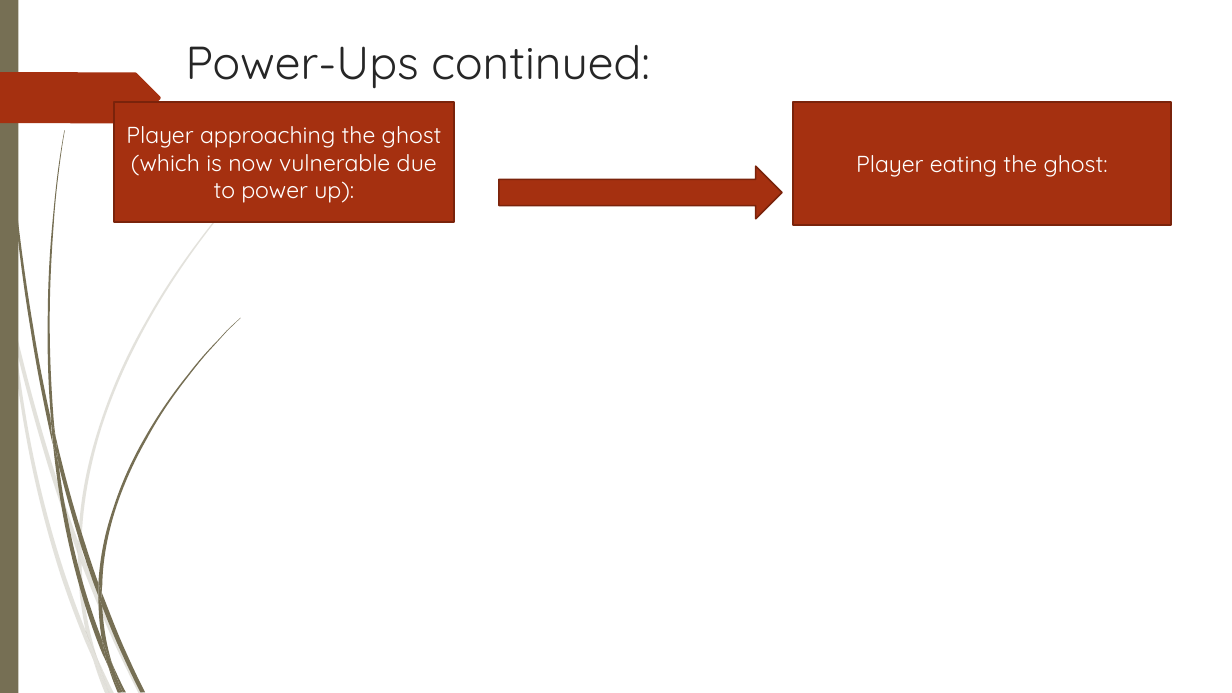
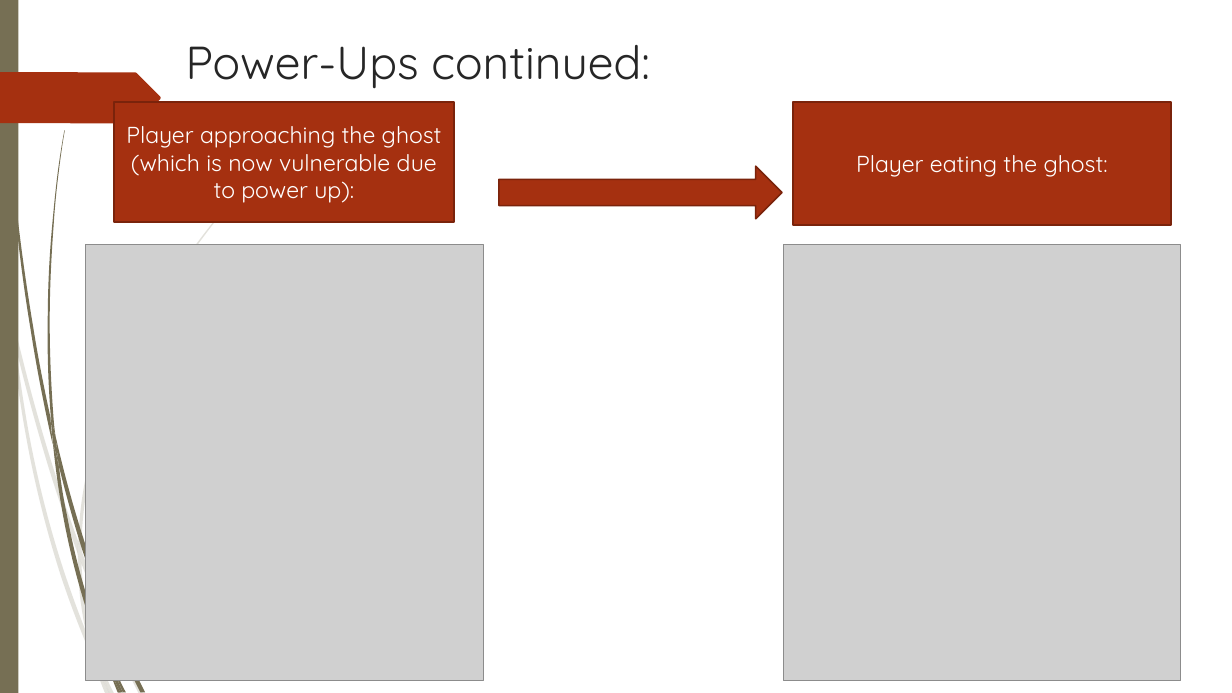
Before and after one commit to H-Tween/PR1-Pac-Man, a slide deck: slide 5 of Pac-Man (Python) PowerPoint Presentation.pptx. Drawn at 1232x693 pixels with LibreOffice and Linux fonts; fonts in the diff are those of the drawing; grey boxes stand for pictures; background and template pictures are left out. Boxes give left, top, right and bottom in pixels: in the first picture for what was removed or moved away, otherwise in the second. Text is boxed around its words. In the diff, an @@ line names an element or a change of style, - is before the commit and + after.

```diff
--- a/Pac-Man (Python) PowerPoint Presentation.pptx
+++ b/Pac-Man (Python) PowerPoint Presentation.pptx
@@ picture added at (x1=86, y1=245, x2=483, y2=680) @@
@@ picture added at (x1=784, y1=245, x2=1181, y2=680) @@
@@ freeform shape removed at (x1=98, y1=318, x2=240, y2=592) @@
@@ freeform shape removed at (x1=98, y1=596, x2=112, y2=665) @@
@@ freeform shape removed at (x1=98, y1=583, x2=102, y2=606) @@
```
Also in this commit, not shown: 6 other slides changed.
